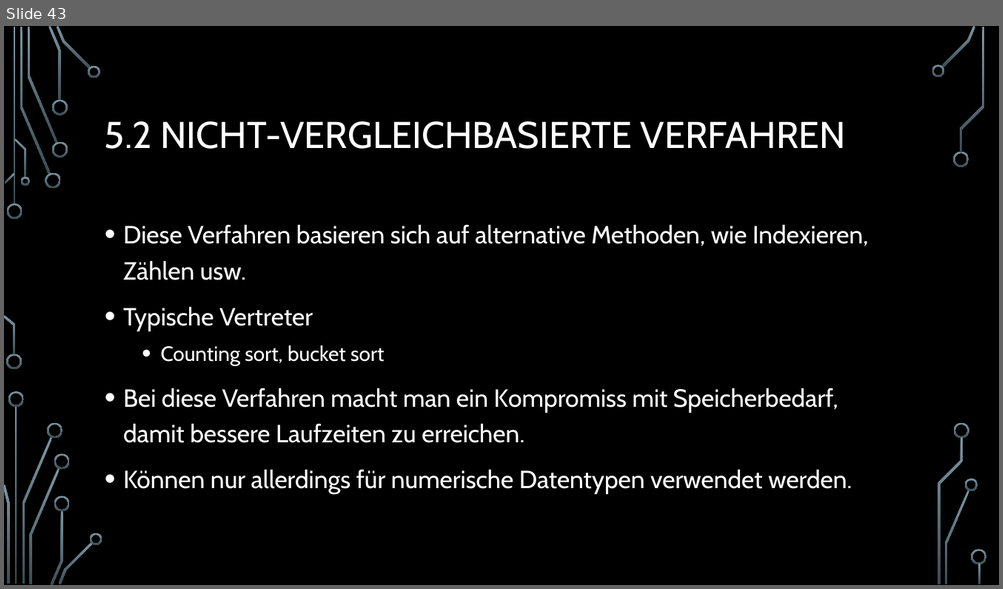
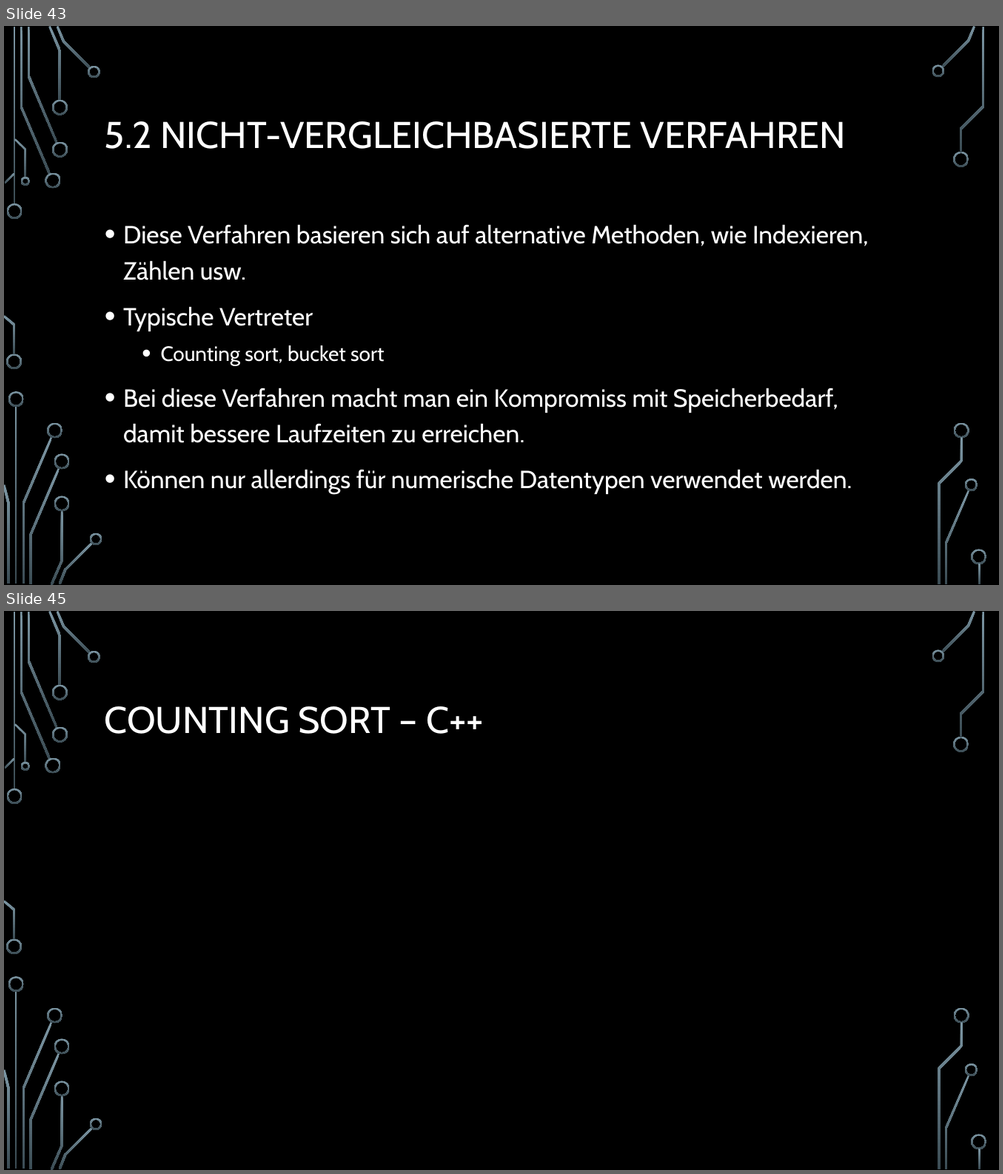
Before and after one commit to d-petrov/SortingAlgorithms, a slide deck: docs/sorting algorithms - presentation/Sortierverfahren.pptx. Shown one above the other, each under a label of ours: slide 43 before the commit, slides 43 and 45 after it; the slides between them are not shown. The pictures are 1003x589 and 1003x1174 pixels, drawn with LibreOffice and Linux fonts; fonts in the diff are those of the drawing; background and template pictures are left out. Boxes give left, top, right and bottom in pixels: in the first picture for what was removed or moved away, otherwise in the second. Text is boxed around its words. In the diff, an @@ line names an element or a change of style, - is before the commit and + after.

Commit message:
Added Countingsort to source and documentation, cleaned up function return types

```diff
--- a/docs/sorting algorithms - presentation/Sortierverfahren.pptx
+++ b/docs/sorting algorithms - presentation/Sortierverfahren.pptx
@@ slide 45 added at (4,611,999,1170), background picture (left out); not listed: 36 template elements that a slide beside it also shows @@
@@ title added at (105,706,484,734), 36 pt, text #FFFFFF @@
+COUNTING SORT – C++
```
Also in this commit, not shown: 1 other slide added, 7 other files.
